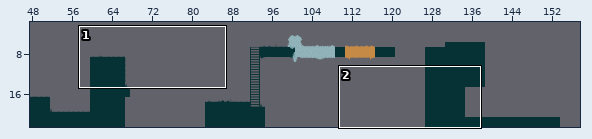
Tiled map: core/assets/lvl/1.tmx. The first picture is a wide view before the edit; the outline marks the close-up.
Close-up. As it was:
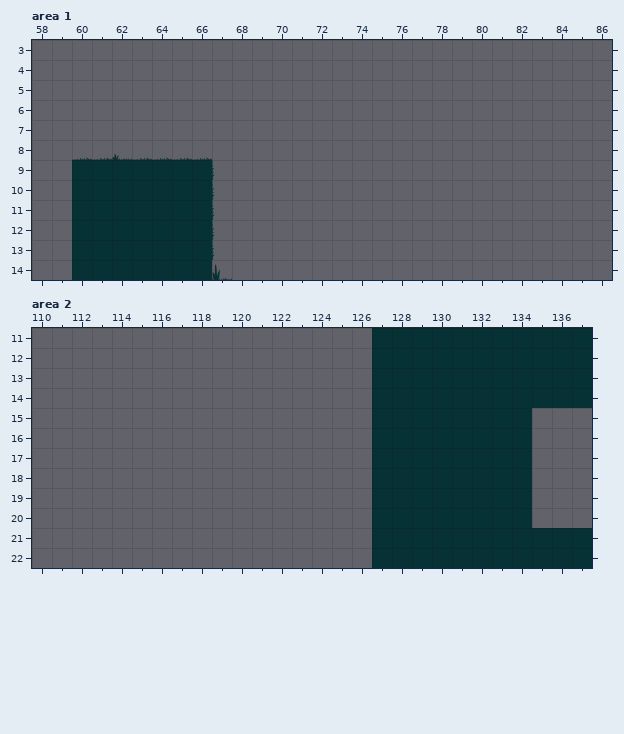
Cells are 32x32 px. Shown: area 1 x 58..86, y 3..14; area 2 x 110..137, y 11..22. The commit also changed other parts of the map, which this record leaves out. The old version is drawn lined up with the new one.
The same view after the edit:
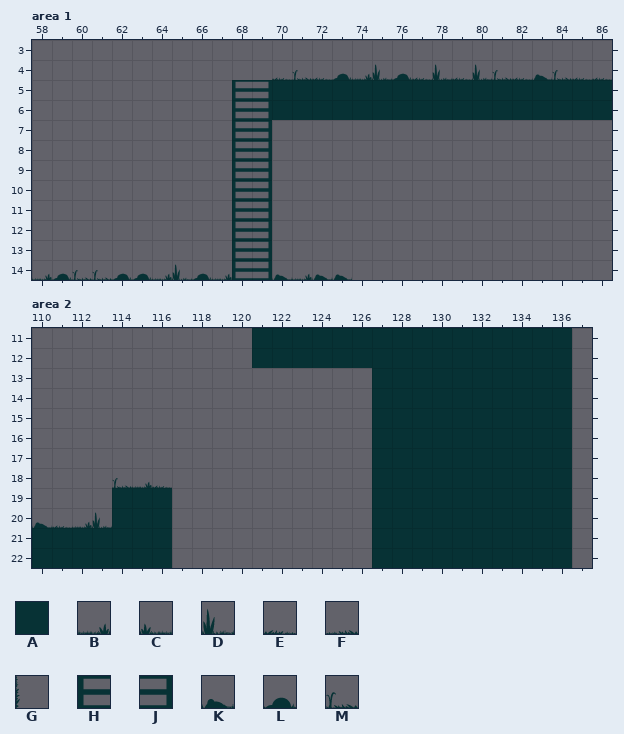
Key: from "tileset": A 0, B 1, C 1 flipped left-right, D 2, E 3, F 3 flipped left-right, G 3 flipped on the other diagonal, H 8, J 8 flipped left-right, K 9, L 10, M 11.
_ is an empty cell.
Edits made:
map size 120x23 -> 200x23 cells (old content now starts at 34,0; both pictures use the new coordinates)
Layer "Tiles", area 1:
y 4: x 70..86 _________________ -> EMELBDLEDEDMEKMEE
y 5..6: x 68..86 ___________________ -> HJAAAAAAAAAAAAAAAAA
y 7: x 68..69 __ -> HJ
y 8: x 60..66 FFCFFFF -> _______; x 68..69 __ -> HJ
y 9..13: x 60..69 AAAAAAAG__ -> ________HJ
y 14: x 58..73 __AAAAAAAD______ -> BLMMLLBDLBHJKBKK
Layer "Tiles", area 2:
y 11..12: x 121..126 ______ -> AAAAAA; x 137 A -> _
y 13..14: x 137 A -> _
y 15..17: x 135..136 __ -> AA
y 18: x 114..116 ___ -> MBE; x 135..136 __ -> AA
y 19: x 114..116 ___ -> AAA; x 135..136 __ -> AA
y 20: x 110..116 _______ -> KEBDAAA; x 135..136 __ -> AA
y 21..22: x 110..116 _______ -> AAAAAAA; x 137 A -> _
